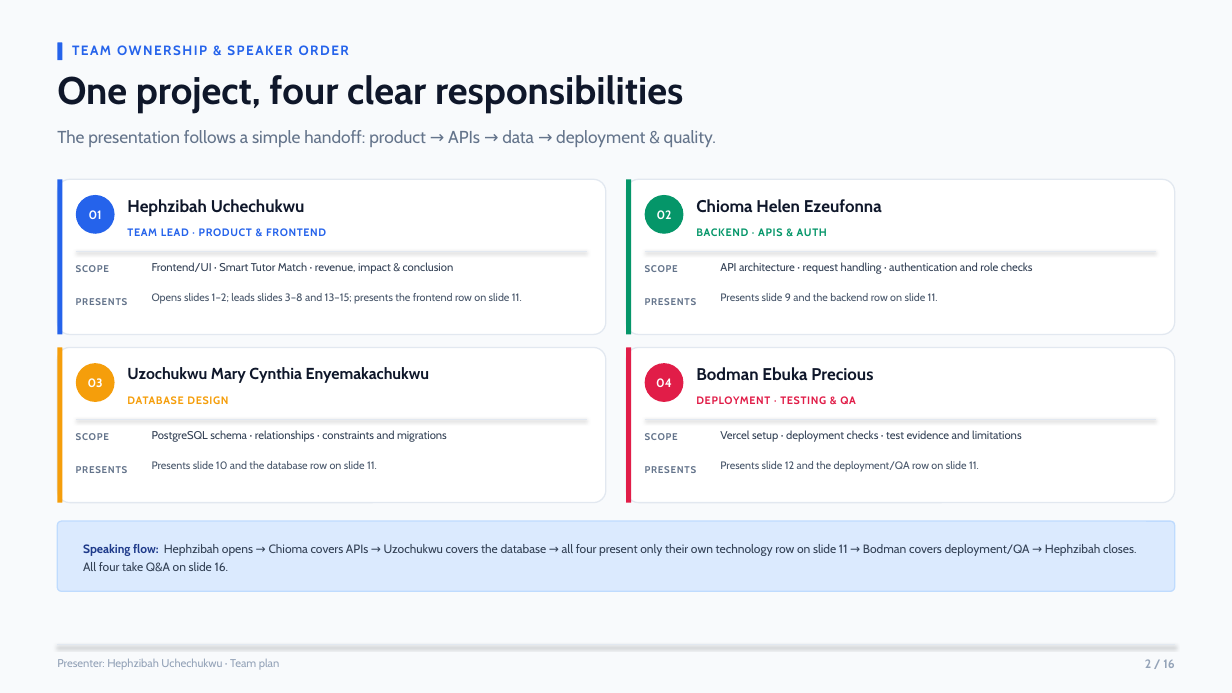
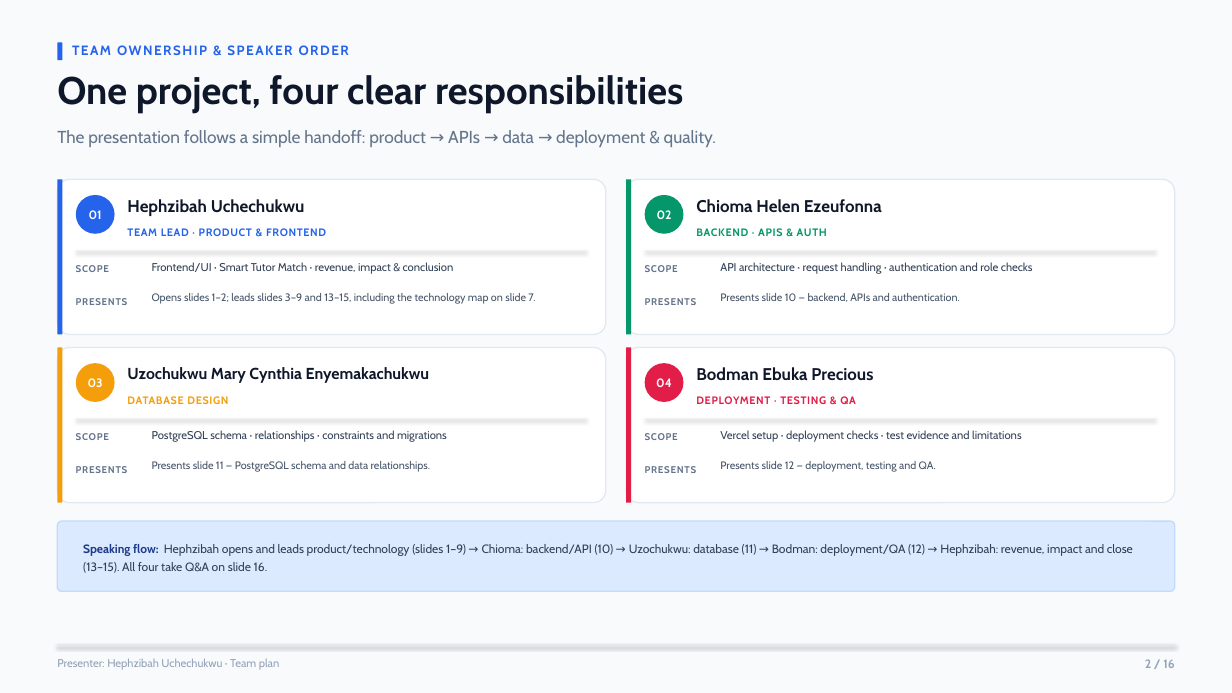
Before and after one commit to zibahofficial/TutorConnectNg, a slide deck: slide 2 of presentation/TutorConnect-Nigeria-Edumentry-AI-Hackathon-1.0.pptx. Drawn at 1232x693 pixels with LibreOffice and Linux fonts; fonts in the diff are those of the drawing. Boxes give left, top, right and bottom in pixels: in the first picture for what was removed or moved away, otherwise in the second. Text is boxed around its words. In the diff, an @@ line names an element or a change of style, - is before the commit and + after.

```diff
--- a/presentation/TutorConnect-Nigeria-Edumentry-AI-Hackathon-1.0.pptx
+++ b/presentation/TutorConnect-Nigeria-Edumentry-AI-Hackathon-1.0.pptx
@@ text at [152,293,535,304]: text changed @@
-Opens slides 1–2; leads slides 3–8 and 13–15; presents the frontend row on slide 11.
+Opens slides 1–2; leads slides 3–9 and 13–15, including the technology map on slide 7.
@@ text at [720,293,960,302]: text changed @@
-Presents slide 9 and the backend row on slide 11.
+Presents slide 10 — backend, APIs and authentication.
@@ text at [152,461,430,472]: text changed @@
-Presents slide 10 and the database row on slide 11.
+Presents slide 11 — PostgreSQL schema and data relationships.
@@ text at [720,461,936,472]: text changed @@
-Presents slide 12 and the deployment/QA row on slide 11.
+Presents slide 12 — deployment, testing and QA.
@@ text at [83,544,1133,573]: text changed @@
-Speaking flow: Hephzibah opens → Chioma covers APIs → Uzochukwu covers the database → all four present only their own technology row on slide 11 → Bodman covers deployment/QA → Hephzibah closes. All four take Q&A on slide 16.
+Speaking flow: Hephzibah opens and leads product/technology (slides 1–9) → Chioma: backend/API (10) → Uzochukwu: database (11) → Bodman: deployment/QA (12) → Hephzibah: revenue, impact and close (13–15). All four take Q&A on slide 16.
```
Also in this commit, not shown: 5 other slides changed, 3 other files.
